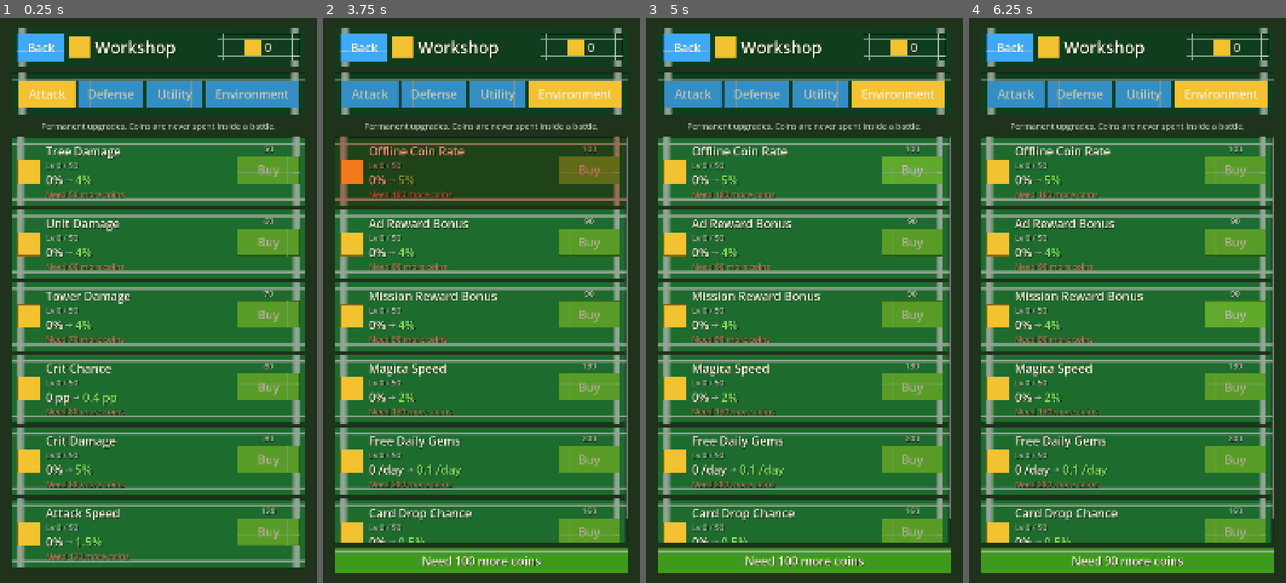
Above: before the commit, frames 1-4 (left to right).
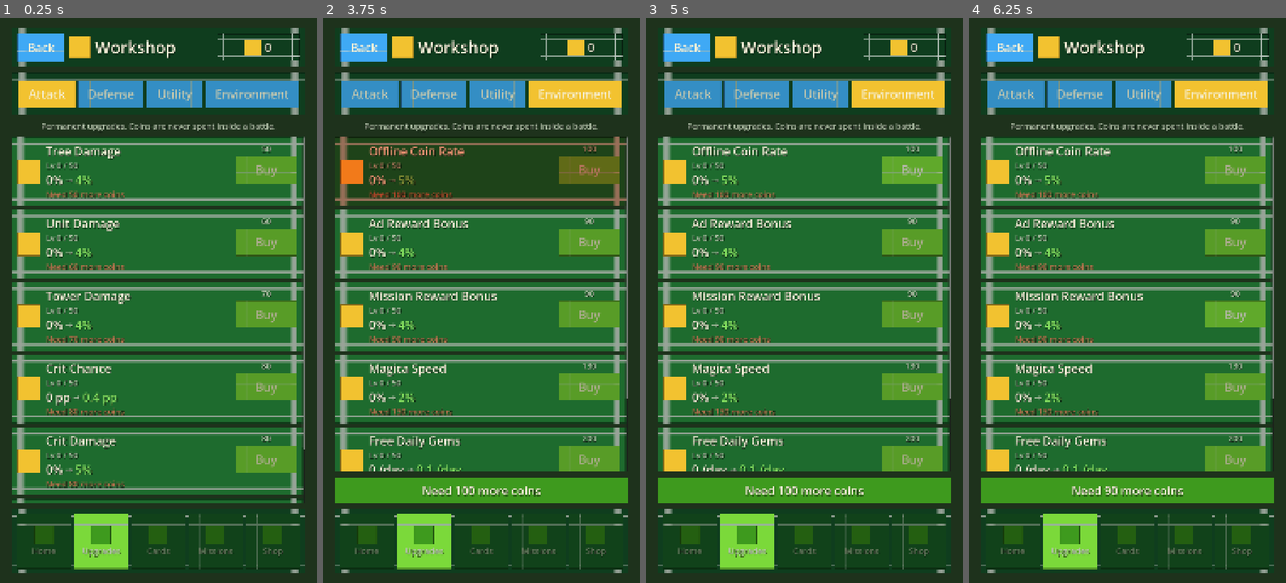
Above: after the commit, the same moments.

Repository: Endertainment/the-tree-idle-td
Game: Godot game, scene res://scenes/menu/workshop.tscn
The game is run twice, just before and just after one commit, with the same random seed, the same clock (stepped at 60 frames per second) and the same inputs. This scene is started directly instead of the project's main scene.
Inputs:
- Up to frame 1 (0.25 s): no input
- Up to frame 2 (3.75 s): click "Attack" at 0.5 s; click "Defense" at 1.25 s; click "Utility" at 2 s; click "Environment" at 2.75 s; click "Buy" at 3.5 s
- Up to frame 3 (5 s): click "Buy" at 4.25 s
- Up to frame 4 (6.25 s): click "Buy" at 5 s; click "Buy" at 5.75 s

The runs differ from the first frame. In frame 1, 13% of the frame differs, in the area x 3-97%, y 21-99%; in frame 2, 16%; in frame 3, 16%; in frame 4, 16%, in the area x 3-97%, y 67-99%.

Commit message:
feat(m4b): add the shared nav bar to the workshop screen

Diff:
--- a/scenes/menu/workshop.tscn
+++ b/scenes/menu/workshop.tscn
@@ -1,10 +1,11 @@
-[gd_scene load_steps=8 format=3]
+[gd_scene load_steps=9 format=3]
 
 [ext_resource type="Script" path="res://scripts/menu/workshop_screen.gd" id="1_screen"]
 [ext_resource type="PackedScene" path="res://ui/components/currency_pill.tscn" id="2_pill"]
 [ext_resource type="Texture2D" path="res://assets/art/ui/menu/bg/menu_bg.png" id="3_bg"]
 [ext_resource type="Texture2D" path="res://assets/art/ui/icons/icon_coin.png" id="4_coin"]
 [ext_resource type="Texture2D" path="res://assets/art/ui/icons/icon_hammer.png" id="5_hammer"]
+[ext_resource type="PackedScene" path="res://ui/components/menu_nav.tscn" id="6_nav"]
 
 [node name="Workshop" type="Control"]
 layout_mode = 3
@@ -170,3 +171,7 @@
 text = ""
 horizontal_alignment = 1
 vertical_alignment = 1
+
+[node name="MenuNav" parent="SafeArea/Layout" instance=ExtResource("6_nav")]
+unique_name_in_owner = true
+layout_mode = 2
--- a/scripts/menu/workshop_screen.gd
+++ b/scripts/menu/workshop_screen.gd
@@ -19,6 +19,7 @@
 @onready var _rows_box: VBoxContainer = %Rows
 @onready var _toast: PanelContainer = %Toast
 @onready var _toast_label: Label = %ToastLabel
+@onready var _nav: MenuNav = %MenuNav
 
 var _category: StringName = &"attack"
 var _rows: Dictionary = {}
@@ -36,6 +37,7 @@
 	_environment_tab.pressed.connect(_on_tab_pressed.bind(CATEGORY_IDS[3]))
 	_back_button.pressed.connect(_on_back_pressed)
 	EventBus.currency_changed.connect(_on_currency_changed)
+	_nav.shop_pressed.connect(_on_shop_pressed)
 	_toast.visible = false
 	_refresh()
 	select_category(_category)
@@ -57,6 +59,7 @@
 	_defense_tab.text = LocaleService.t("workshop.category.defense", "Defense")
 	_utility_tab.text = LocaleService.t("workshop.category.utility", "Utility")
 	_environment_tab.text = LocaleService.t("workshop.category.environment", "Environment")
+	_nav.setup(&"workshop")
 
 
 ## Switches the visible category and rebuilds its rows.
@@ -73,6 +76,10 @@
 func _on_back_pressed() -> void:
 	SaveService.request_save()
 	SceneRouter.goto(&"main_menu")
+
+
+func _on_shop_pressed() -> void:
+	_show_toast(LocaleService.t("menu.shop_soon", "Shop arrives with M6"))
 
 
 func _refresh() -> void:
Binary file changed: docs/preview/m4_workshop.png
